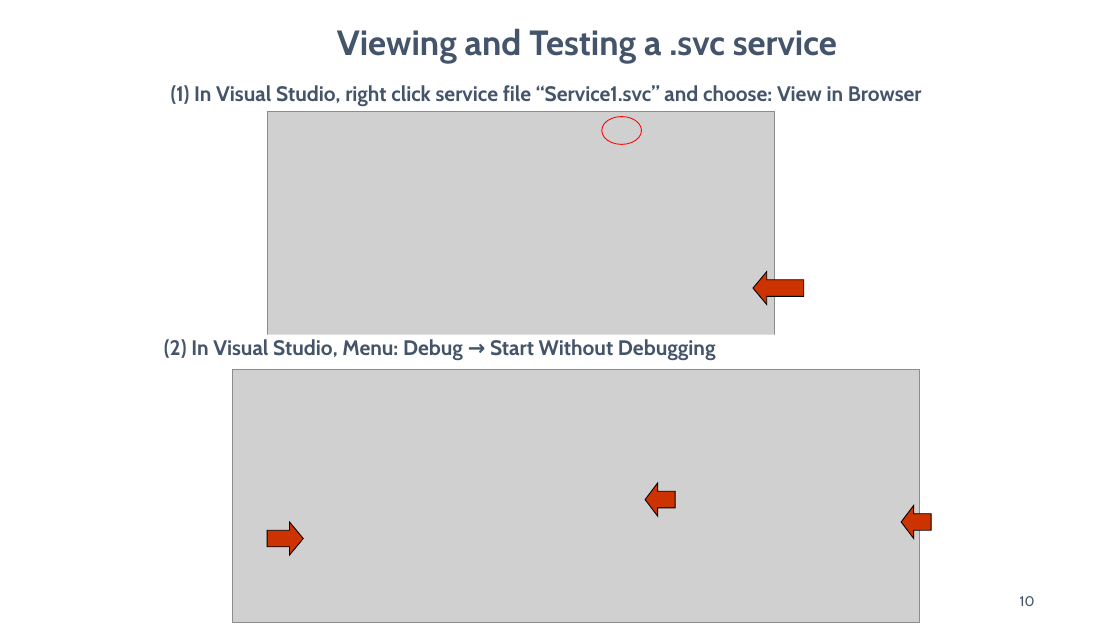
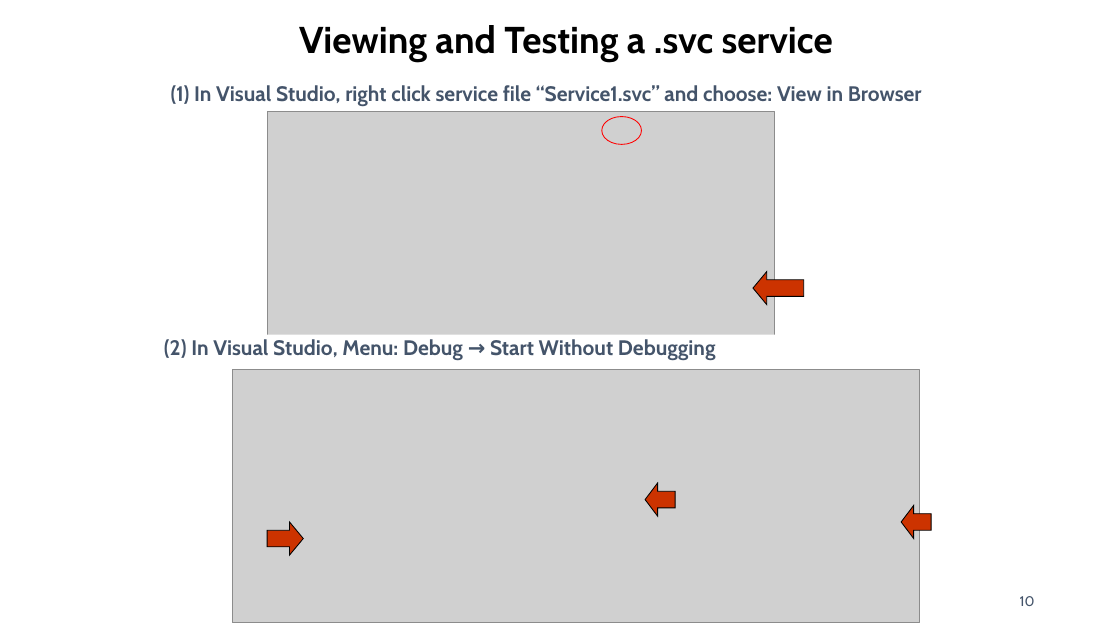
Before and after one commit to malenezi/malenezi, a slide deck: slide 10 of SE495/Lectures/5-SOA/Service-Oriented Software Development.pptx. Drawn at 1120x630 pixels with LibreOffice and Linux fonts; fonts in the diff are those of the drawing; grey boxes stand for pictures. Boxes give left, top, right and bottom in pixels: in the first picture for what was removed or moved away, otherwise in the second. Text is boxed around its words. In the diff, an @@ line names an element or a change of style, - is before the commit and + after.

```diff
--- a/SE495/Lectures/5-SOA/Service-Oriented Software Development.pptx
+++ b/SE495/Lectures/5-SOA/Service-Oriented Software Development.pptx
@@ text "Viewing and Testing a .svc ...": place and size @@
-text "Viewing and Testing a .svc ..." at bbox=[337, 28, 837, 63]
+text "Viewing and Testing a .svc ..." at bbox=[299, 25, 833, 61]
@@ text "Viewing and Testing a .svc ..." at bbox=[299, 25, 833, 61]: size 30 to 32 pt, text colour #44546A to #000000 @@
```
Also in this commit, not shown: 17 other slides changed, 5 other files.
